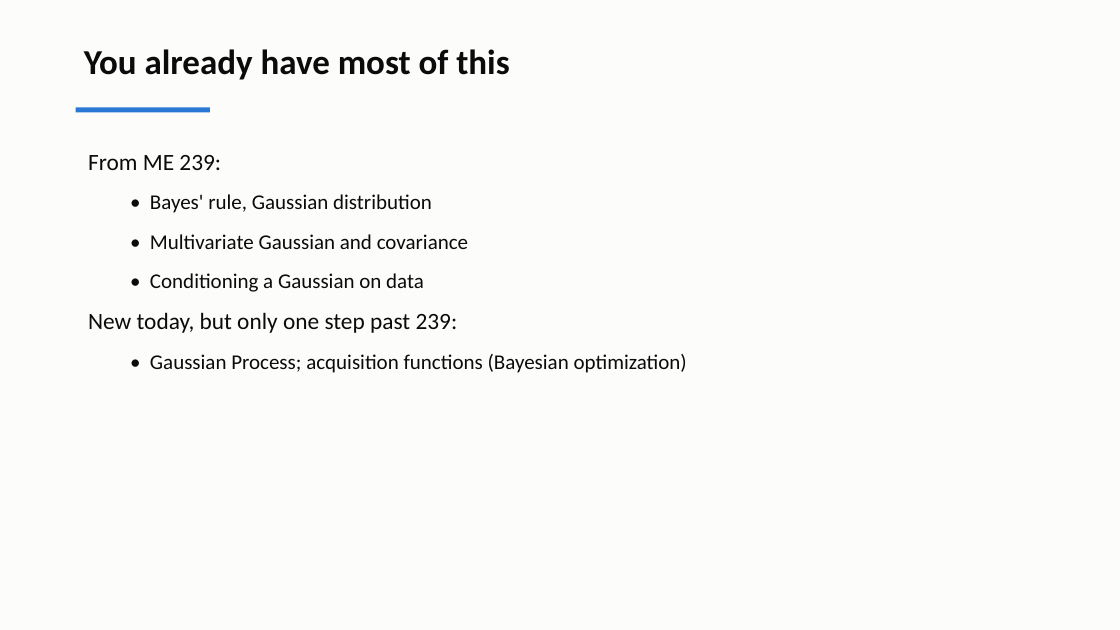
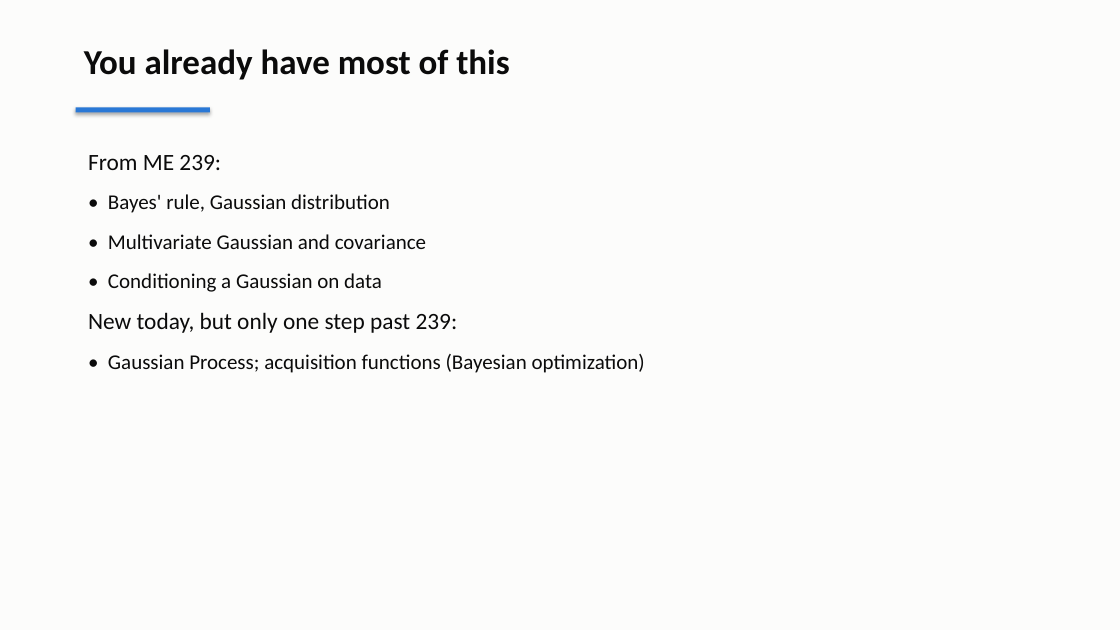
Before and after one commit to andrewvoss8-boop/core-me-data-science-activities-public, a slide deck: slide 3 of me323/Module1_drafts/ME323_Module1_Lecture2.pptx. Drawn at 1120x630 pixels with LibreOffice and Linux fonts; fonts in the diff are those of the drawing. Boxes give left, top, right and bottom in pixels: in the first picture for what was removed or moved away, otherwise in the second. Text is boxed around its words. In the diff, an @@ line names an element or a change of style, - is before the commit and + after.

```diff
--- a/me323/Module1_drafts/ME323_Module1_Lecture2.pptx
+++ b/me323/Module1_drafts/ME323_Module1_Lecture2.pptx
@@ rectangle at (x1=76, y1=108, x2=210, y2=113): shadow on @@
@@ text at (x1=108, y1=194, x2=645, y2=373): list level 2 to 1 in "• Bayes' rule, Gaussian distribution"; list level 2 to 1 in "• Multivariate Gaussian and covariance"; list level 2 to 1 in "• Conditioning a Gaussian on ..."; list level 2 to 1 in "• Gaussian Process; acquisition functions ..." @@
```
Also in this commit, not shown: 21 other slides changed, 18 other files.
